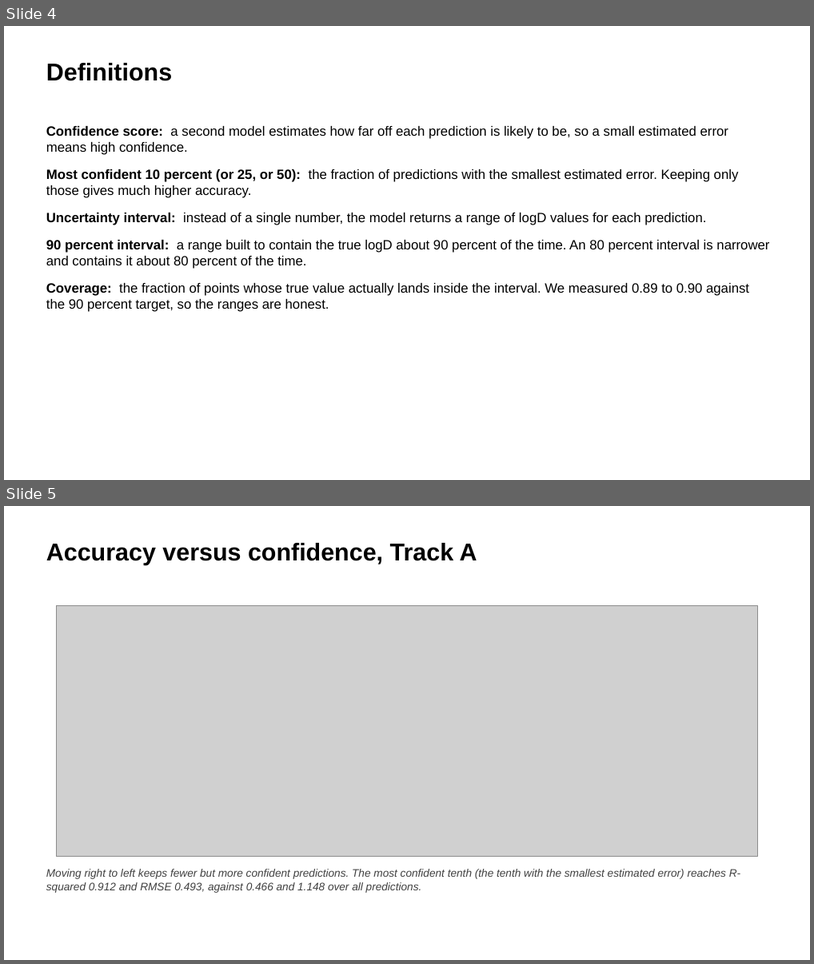
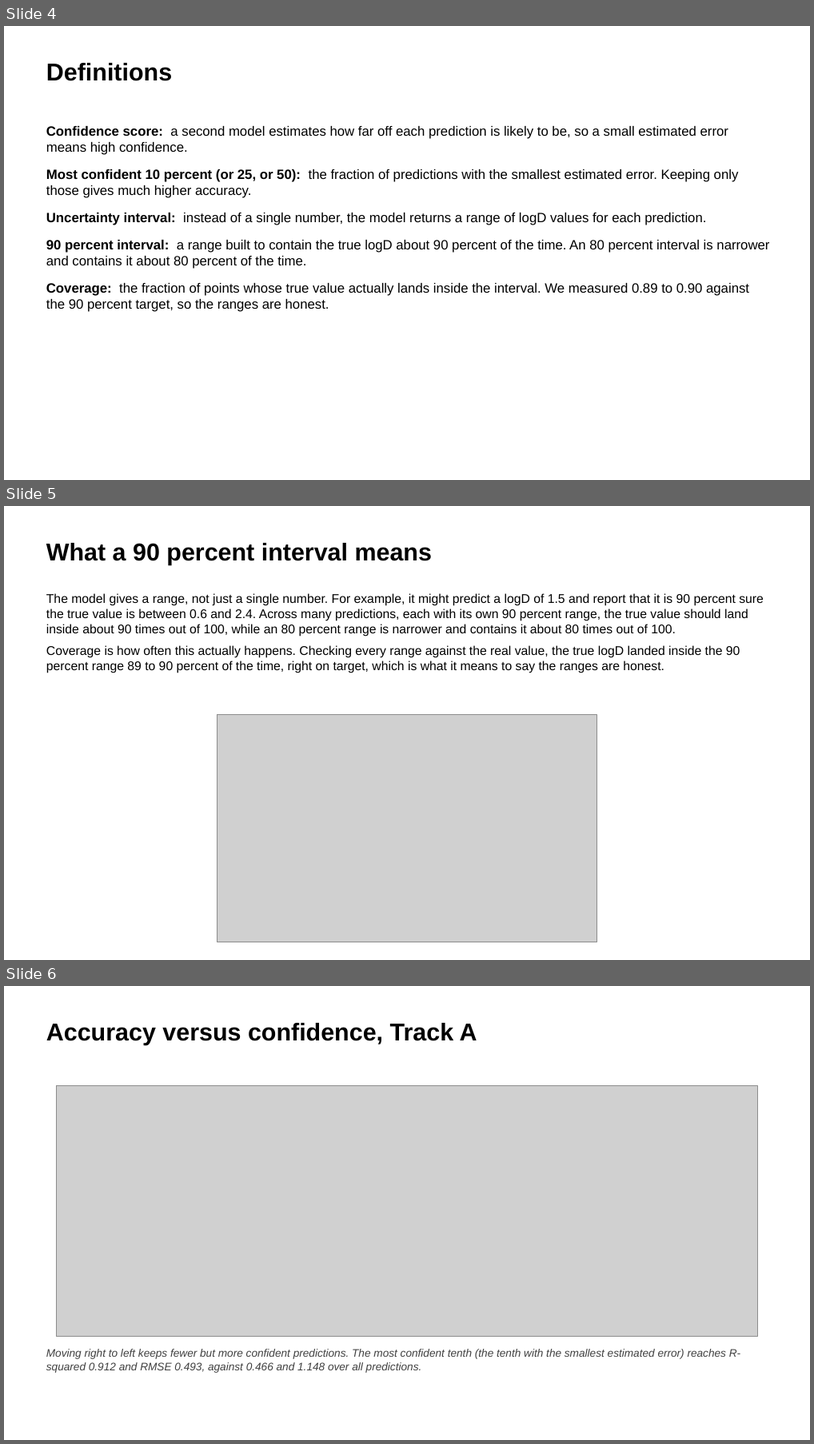
Before and after one commit to SkyEpstein/Machine-learning-to-separate-f-elements-2, a slide deck: REE_Results_Slides.pptx. Shown one above the other, each under a label of ours: slides 4 and 5 before the commit, slides 4, 5 and 6 after it. The pictures are 814x964 and 814x1444 pixels, drawn with LibreOffice and Linux fonts; fonts in the diff are those of the drawing; grey boxes stand for pictures. Boxes give left, top, right and bottom in pixels: in the first picture for what was removed or moved away, otherwise in the second. Text is boxed around its words. In the diff, an @@ line names an element or a change of style, - is before the commit and + after.

```diff
--- a/REE_Results_Slides.pptx
+++ b/REE_Results_Slides.pptx
@@ slide 5 added at box(4, 506, 810, 960), background #FFFFFF @@
@@ text added at box(46, 543, 432, 565), 29 pt, text #000000, bold @@
+What a 90 percent interval means
@@ text added at box(46, 593, 764, 673), 15 pt, text #000000 @@
+The model gives a range, not just a single number. For example, it might predict a logD of 1.5 and report that it is 90 percent sure the true value is between 0.6 and 2.4. Across many predictions, each with its own 90 percent range, the true value should land inside about 90 times out of 100, while an 80 percent range is narrower and contains it about 80 times out of 100.
+Coverage is how often this actually happens. Checking every range against the real value, the true logD landed inside the 90 percent range 89 to 90 percent of the time, right on target, which is what it means to say the ranges are honest.
@@ picture added at box(217, 715, 598, 941) @@
@@ what was slide 5 is now slide 6 @@
```
Also in this commit, not shown: 4 other files.
